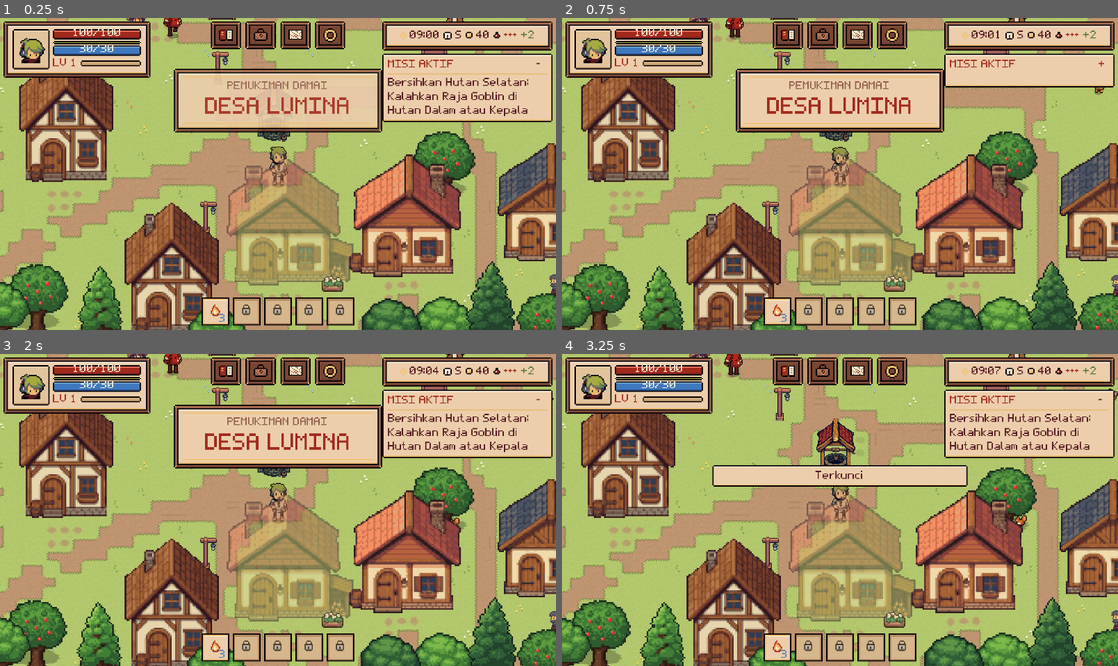
Above: before the commit, frames 1-4 (two rows, left to right).
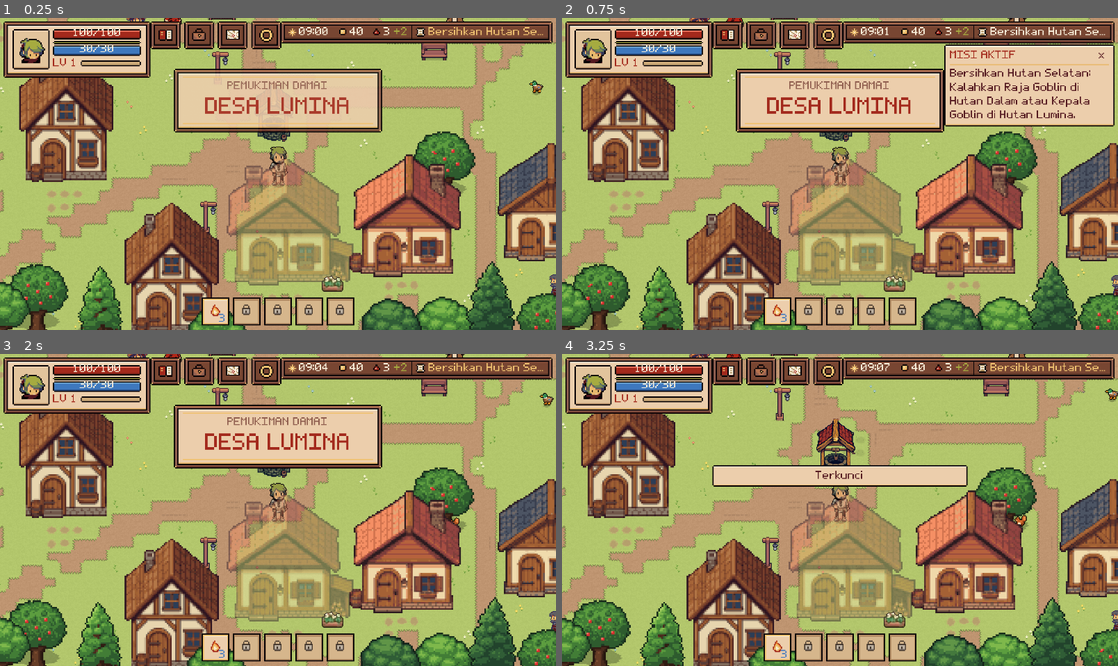
Above: after the commit, the same moments.

Repository: Zeepeline/legend-lumina
Game: Godot game, scene res://main.tscn
The game is run twice, just before and just after one commit, with the same random seed, the same clock (stepped at 60 frames per second) and the same inputs. Sound files missing from this copy of the repository are replaced by a short silence.
Inputs (mouse positions are in pixels of both pictures, inside the frame that each line leads up to):
- Up to frame 1 (0.25 s): no input
- Up to frame 2 (0.75 s): click "-" (after the commit: "Bersihkan Hutan Selatan") at 0.5 s
- Up to frame 3 (2 s): click "+" (after the commit: "x") at 1.25 s
- Up to frame 4 (3.25 s): tap Enter (ui_accept) at 2 s; drag from (840, 647) to (628, 432) at 2.02 s; drag from (728, 525) to (628, 432) at 2.77 s

The runs differ from the first frame. In frame 1, 12% of the frame differs, in the area x 27-100%, y 1-34%; in frame 2, 10%; in frame 3, 12%; in frame 4, 12%.

Commit message:
HUD: kanan atas jadi satu papan kayu ramping (jam, koin, ramuan, judul misi; ketuk untuk detail misi)
Co-Authored-By: Claude Opus 5.5 <noreply@anthropic.com>
Claude-Session: https://claude.ai/code/session_013SaXTJuwinpA9vu4txrWbT

Diff:
--- a/godot/tests/_probe_hud.gd
+++ b/godot/tests/_probe_hud.gd
@@ -12,6 +12,9 @@
 			(n as CanvasItem).visible = false
 	if frame == 310 and OS.get_environment("TOUCH") == "1":
 		GameStateStore.ref.toggle_touch_controls()
+	if frame == 330 and OS.get_environment("QUEST") == "1":
+		for n: Node in root.find_children("QuestNameBtn", "", true, false):
+			(n as Button).pressed.emit()
 	if frame == 420:
 		root.get_viewport().get_texture().get_image().save_png("/tmp/gt/hud.png")
 		return true
--- a/godot/ui/hud.gd
+++ b/godot/ui/hud.gd
@@ -28,6 +28,7 @@
 @onready var dev_button: Button = $QuickBar/DevButton
 
 @onready var quest_card: PanelContainer = $QuestCard
+@onready var quest_name_btn: Button = $TopRightCapsule/HBox/QuestNameBtn
 @onready var quest_title_label: Label = $QuestCard/VBox/Header/QuestTitleLabel
 @onready var quest_toggle_btn: Button = $QuestCard/VBox/Header/QuestToggleBtn
 @onready var quest_divider: ColorRect = $QuestCard/VBox/QuestDivider
@@ -53,7 +54,7 @@
 var _boss_active: bool = false
 var _peace_timer: float = 0.0
 var _stats_faded: bool = false
-var _quest_collapsed: bool = false
+var _quest_collapsed: bool = true
 var _last_banner_id: String = ""
 var _last_compass_dir: String = ""
 var _toast_tween: Tween = null
@@ -91,6 +92,7 @@
 	menu_button.pressed.connect(func() -> void: _tap_action(&"pause"))
 	dev_button.pressed.connect(_on_dev_pressed)
 	quest_toggle_btn.pressed.connect(_toggle_quest_card)
+	quest_name_btn.pressed.connect(_toggle_quest_card)
 	stats_panel.mouse_entered.connect(_wake_stats_panel)
 
 	_refresh_stats()
@@ -197,10 +199,7 @@
 	exp_bar.set_ratios(exp_ratio)
 
 	gold_label.text = "%d" % gs.gold
-	var dots: String = ""
-	for i: int in gs.flask_max:
-		dots += "•" if i < gs.flask_charges else "·"
-	flask_label.text = dots
+	flask_label.text = "%d" % gs.flask_charges
 	var pot_count: int = (
 		InventoryLogic.count_item(gs.inventory, &"potion")
 		+ InventoryLogic.count_item(gs.inventory, &"hi_potion")
@@ -231,9 +230,11 @@
 	if chosen.is_empty():
 		quest_title_label.text = tr("ui_quest_card_title").to_upper()
 		quest_desc_label.text = tr("ui_quest_none")
+		quest_name_btn.text = tr("ui_quest_none")
 		return
 
 	var q_name: String = tr(String(chosen["name_key"]))
+	quest_name_btn.text = q_name + ("!" if not claimable_entry.is_empty() else "")
 	if not claimable_entry.is_empty():
 		quest_title_label.text = "%s · %s" % [tr("ui_quest_card_title").to_upper(), tr("ui_quest_ready")]
 		quest_desc_label.text = q_name
@@ -244,9 +245,7 @@
 
 func _toggle_quest_card() -> void:
 	_quest_collapsed = not _quest_collapsed
-	quest_divider.visible = not _quest_collapsed
-	quest_desc_label.visible = not _quest_collapsed
-	quest_toggle_btn.text = "+" if _quest_collapsed else "-"
+	quest_card.visible = not _quest_collapsed
 	if AudioService.ref != null:
 		AudioService.ref.play_ui_id(&"ui_click")
 
--- a/godot/ui/hud.tscn
+++ b/godot/ui/hud.tscn
@@ -9,6 +9,7 @@
 [ext_resource type="Texture2D" path="res://assets/art/ui/ic_bag.png" id="7_bag"]
 [ext_resource type="Texture2D" path="res://assets/art/ui/ic_map.png" id="8_map"]
 [ext_resource type="Texture2D" path="res://assets/art/ui/ic_gear.png" id="9_gear"]
+[ext_resource type="Texture2D" path="res://assets/art/ui/ic_scroll.png" id="10_scroll"]
 
 [sub_resource type="AtlasTexture" id="AtlasTexture_face"]
 atlas = ExtResource("5_hero")
@@ -125,17 +126,12 @@
 mouse_filter = 2
 
 [node name="QuickBar" type="HBoxContainer" parent="."]
-layout_mode = 1
-anchors_preset = 5
-anchor_left = 0.5
-anchor_right = 0.5
-offset_left = -54.0
+layout_mode = 0
+offset_left = 130.0
 offset_top = 3.0
-offset_right = 54.0
+offset_right = 235.0
 offset_bottom = 27.0
-grow_horizontal = 2
-theme_override_constants/separation = 4
-alignment = 1
+theme_override_constants/separation = 3
 
 [node name="JournalButton" type="Button" parent="QuickBar"]
 custom_minimum_size = Vector2(24, 24)
@@ -173,81 +169,122 @@
 text = "D"
 
 [node name="TopRightCapsule" type="PanelContainer" parent="."]
+layout_mode = 1
+anchors_preset = 1
+anchor_left = 1.0
+anchor_right = 1.0
+offset_left = -238.0
+offset_top = 3.0
+offset_right = -3.0
+offset_bottom = 21.0
+grow_horizontal = 0
+theme_type_variation = &"PlankPanel"
+
+[node name="HBox" type="HBoxContainer" parent="TopRightCapsule"]
+layout_mode = 2
+theme_override_constants/separation = 3
+
+[node name="TimeGroup" type="HBoxContainer" parent="TopRightCapsule/HBox"]
+layout_mode = 2
+theme_override_constants/separation = 2
+
+[node name="TimeIcon" type="Control" parent="TopRightCapsule/HBox/TimeGroup"]
+custom_minimum_size = Vector2(7, 9)
+layout_mode = 2
+script = ExtResource("4_icon")
+icon_kind = "sun"
+
+[node name="TimeLabel" type="Label" parent="TopRightCapsule/HBox/TimeGroup"]
+layout_mode = 2
+theme_type_variation = &"LightLabel"
+text = "09:00"
+
+[node name="CompassIcon" type="Control" parent="TopRightCapsule/HBox"]
+visible = false
+custom_minimum_size = Vector2(7, 9)
+layout_mode = 2
+script = ExtResource("4_icon")
+icon_kind = "compass"
+
+[node name="CompassLabel" type="Label" parent="TopRightCapsule/HBox"]
+visible = false
+layout_mode = 2
+text = "U"
+
+[node name="Gap1" type="Control" parent="TopRightCapsule/HBox"]
+custom_minimum_size = Vector2(3, 0)
+layout_mode = 2
+mouse_filter = 2
+
+[node name="CoinIcon" type="Control" parent="TopRightCapsule/HBox"]
+custom_minimum_size = Vector2(6, 9)
+layout_mode = 2
+script = ExtResource("4_icon")
+icon_kind = "coin"
+
+[node name="GoldLabel" type="Label" parent="TopRightCapsule/HBox"]
+layout_mode = 2
+theme_type_variation = &"LightLabel"
+text = "0"
+
+[node name="Gap2" type="Control" parent="TopRightCapsule/HBox"]
+custom_minimum_size = Vector2(2, 0)
+layout_mode = 2
+mouse_filter = 2
+
+[node name="PotionIcon" type="Control" parent="TopRightCapsule/HBox"]
+custom_minimum_size = Vector2(6, 9)
+layout_mode = 2
+script = ExtResource("4_icon")
+icon_kind = "potion"
+
+[node name="FlaskLabel" type="Label" parent="TopRightCapsule/HBox"]
+layout_mode = 2
+theme_type_variation = &"LightLabel"
+text = "3"
+
+[node name="PotionCountLabel" type="Label" parent="TopRightCapsule/HBox"]
+layout_mode = 2
+theme_override_colors/font_color = Color(0.651, 0.671, 0.251, 1)
+text = "+0"
+
+[node name="Divider" type="ColorRect" parent="TopRightCapsule/HBox"]
+custom_minimum_size = Vector2(1, 0)
+layout_mode = 2
+mouse_filter = 2
+color = Color(0.024, 0.004, 0.02, 1)
+
+[node name="QuestIcon" type="TextureRect" parent="TopRightCapsule/HBox"]
+layout_mode = 2
+mouse_filter = 2
+texture = ExtResource("10_scroll")
+stretch_mode = 3
+
+[node name="QuestNameBtn" type="Button" parent="TopRightCapsule/HBox"]
+layout_mode = 2
+size_flags_horizontal = 3
+focus_mode = 0
+theme_override_colors/font_color = Color(0.94, 0.76, 0.443, 1)
+theme_override_colors/font_hover_color = Color(0.98, 0.94, 0.86, 1)
+theme_override_colors/font_pressed_color = Color(0.98, 0.94, 0.86, 1)
+theme_override_constants/h_separation = 0
+theme_override_styles/normal = SubResource("StyleBoxEmpty_flat")
+theme_override_styles/hover = SubResource("StyleBoxEmpty_flat")
+theme_override_styles/pressed = SubResource("StyleBoxEmpty_flat")
+text = "-"
+alignment = 0
+text_overrun_behavior = 3
+
+[node name="QuestCard" type="PanelContainer" parent="."]
+visible = false
 layout_mode = 1
 anchors_preset = 1
 anchor_left = 1.0
 anchor_right = 1.0
 offset_left = -150.0
-offset_top = 3.0
+offset_top = 23.0
 offset_right = -3.0
-offset_bottom = 28.0
-grow_horizontal = 0
-mouse_filter = 2
-
-[node name="HBox" type="HBoxContainer" parent="TopRightCapsule"]
-layout_mode = 2
-theme_override_constants/separation = 3
-alignment = 1
-
-[node name="TimeGroup" type="HBoxContainer" parent="TopRightCapsule/HBox"]
-layout_mode = 2
-theme_override_constants/separation = 2
-
-[node name="TimeIcon" type="Control" parent="TopRightCapsule/HBox/TimeGroup"]
-custom_minimum_size = Vector2(7, 9)
-layout_mode = 2
-script = ExtResource("4_icon")
-icon_kind = "sun"
-
-[node name="TimeLabel" type="Label" parent="TopRightCapsule/HBox/TimeGroup"]
-layout_mode = 2
-text = "09:00"
-
-[node name="CompassIcon" type="Control" parent="TopRightCapsule/HBox"]
-custom_minimum_size = Vector2(7, 9)
-layout_mode = 2
-script = ExtResource("4_icon")
-icon_kind = "compass"
-
-[node name="CompassLabel" type="Label" parent="TopRightCapsule/HBox"]
-layout_mode = 2
-text = "U"
-
-[node name="CoinIcon" type="Control" parent="TopRightCapsule/HBox"]
-custom_minimum_size = Vector2(6, 9)
-layout_mode = 2
-script = ExtResource("4_icon")
-icon_kind = "coin"
-
-[node name="GoldLabel" type="Label" parent="TopRightCapsule/HBox"]
-layout_mode = 2
-text = "0"
-
-[node name="PotionIcon" type="Control" parent="TopRightCapsule/HBox"]
-custom_minimum_size = Vector2(6, 9)
-layout_mode = 2
-script = ExtResource("4_icon")
-icon_kind = "potion"
-
-[node name="FlaskLabel" type="Label" parent="TopRightCapsule/HBox"]
-layout_mode = 2
-theme_type_variation = &"HeadLabel"
-text = "•••"
-
-[node name="PotionCountLabel" type="Label" parent="TopRightCapsule/HBox"]
-layout_mode = 2
-theme_override_colors/font_color = Color(0.32, 0.48, 0.2, 1)
-text = "+0"
-
-[node name="QuestCard" type="PanelContainer" parent="."]
-layout_mode = 1
-anchors_preset = 1
-anchor_left = 1.0
-anchor_right = 1.0
-offset_left = -150.0
-offset_top = 31.0
-offset_right = -3.0
-offset_bottom = 60.0
+offset_bottom = 50.0
 grow_horizontal = 0
 theme_type_variation = &"ParchmentPanel"
 
@@ -274,7 +311,7 @@
 theme_override_styles/normal = SubResource("StyleBoxEmpty_flat")
 theme_override_styles/hover = SubResource("StyleBoxEmpty_flat")
 theme_override_styles/pressed = SubResource("StyleBoxEmpty_flat")
-text = "-"
+text = "x"
 
 [node name="QuestDivider" type="ColorRect" parent="QuestCard/VBox"]
 custom_minimum_size = Vector2(0, 1)
@@ -287,7 +324,6 @@
 layout_mode = 2
 text = "-"
 autowrap_mode = 3
-max_lines_visible = 3
 
 [node name="RegionBanner" type="PanelContainer" parent="."]
 visible = false
Binary file added: godot/assets/art/ui/ic_scroll.png
Not shown, added: godot/assets/art/ui/ic_scroll.png.import
Not shown: 1 places in godot/ui/hud.tscn that only renumber resources
Not shown, changed: AGENTS.md
